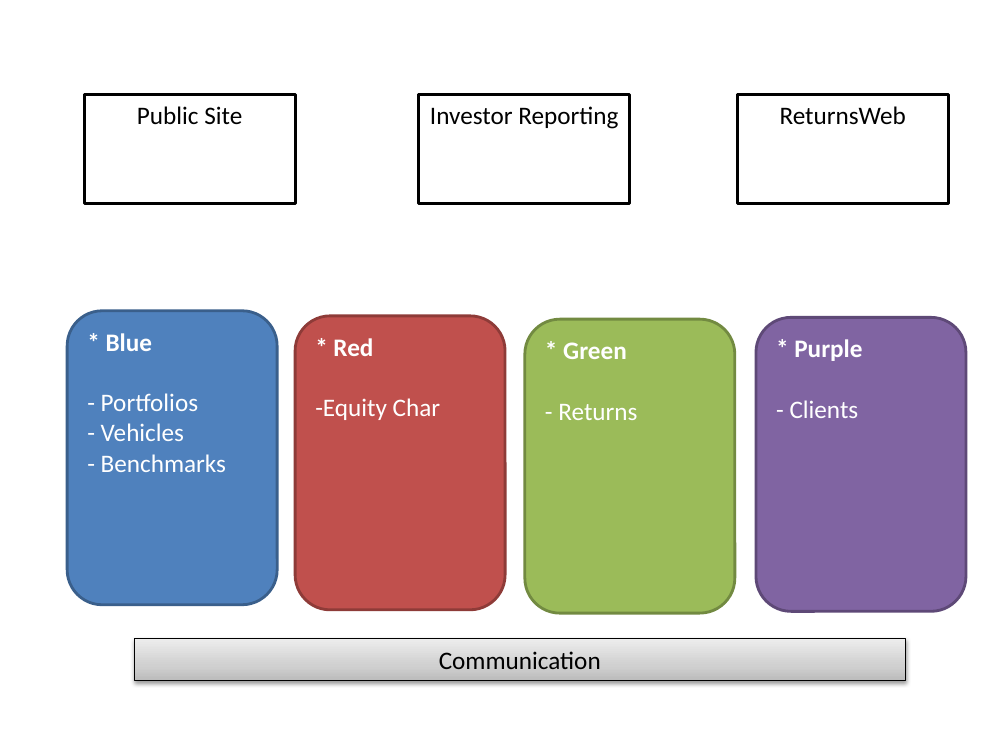
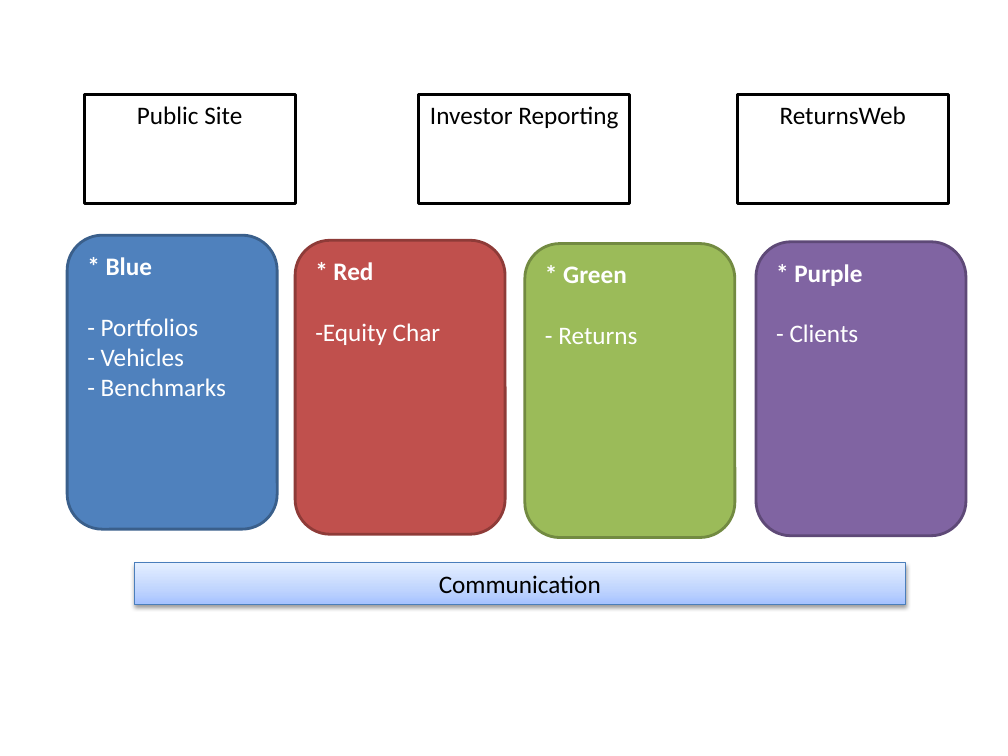
Before and after one commit to linus123/Mentoring-Resources, a slide deck: slide 2 of src/ServiceOrientedArchitecture/SOA.pptx. Drawn at 1008x756 pixels with LibreOffice and Linux fonts; fonts in the diff are those of the drawing. Boxes give left, top, right and bottom in pixels: in the first picture for what was removed or moved away, otherwise in the second. Text is boxed around its words. In the diff, an @@ line names an element or a change of style, - is before the commit and + after.

```diff
--- a/src/ServiceOrientedArchitecture/SOA.pptx
+++ b/src/ServiceOrientedArchitecture/SOA.pptx
@@ 4 rounded rectangles, 1 rectangle: place and size @@
-4 rounded rectangles, 1 rectangle at [68, 310, 966, 680]
+4 rounded rectangles, 1 rectangle at [68, 235, 966, 605]
@@ rectangle "Communication" at [134, 562, 905, 605]: fill gradient #BDBDBD to #D1D1D1 to #EEEEEE to gradient #A4C4FF to #BFD4FF to #E6EEFF; outline #000000 0.75 pt to #4B7EBC 0.75 pt @@
```
Also in this commit, not shown: 2 other slides changed, 5 other files.
